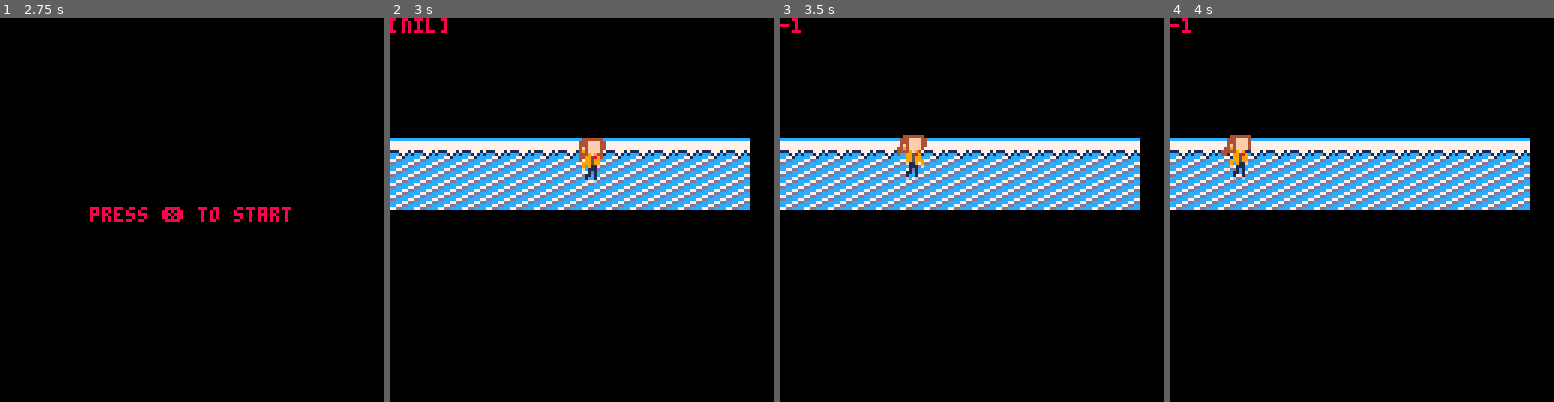
Above: before the commit, frames 1-4 (left to right).
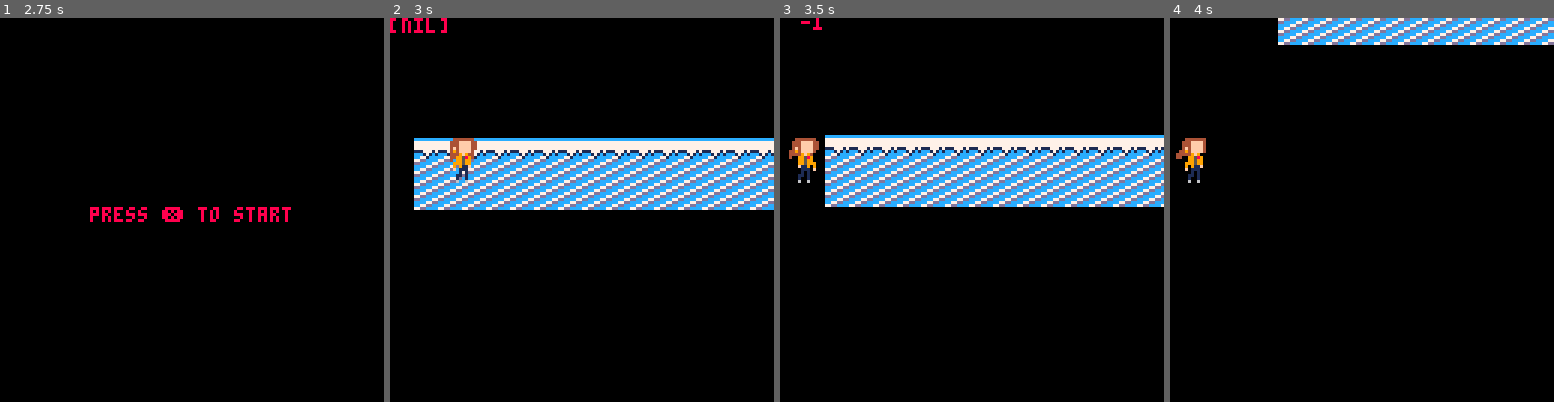
Above: after the commit, the same moments.

Repository: mrbryantguy/School-Route-Charlie
Game: PICO-8 cartridge One Cartidge/srch.p8
Same seed, same stepped clock (60 frames per second), same inputs: the game is played once before the commit and once after it.
Inputs:
- Up to frame 1 (2.75 s): tap X (X key) at 0.33, 1.07, 1.85 s; hold Right 1.6-2.1 s; hold Right from 2.47 s (still down)
- Up to frame 2 (3 s): keep holding Right; tap X (X key) at 2.97 s
- Up to frame 3 (3.5 s): release Right at 3.03 s; hold Left from 3.08 s (still down)
- Up to frame 4 (4 s): release Left at 3.58 s

Frame 1 is identical in both runs. In frame 2, 3.4% of the frame differs, in the area x 0-100%, y 31-50%; in frame 3, 16%; in frame 4, 23%, in the area x 0-100%, y 0-50%.

Commit message:
Flag pole
This code makes the game detect when the player reached the flag and ends the level.

Diff:
--- a/One Cartidge/srch.p8
+++ b/One Cartidge/srch.p8
@@ -1,5 +1,5 @@
 pico-8 cartridge // http://www.pico-8.com
-version 34
+version 36
 __lua__
 --init
 
@@ -15,7 +15,7 @@
 
 		p={
 		sp=4,
-		x=59,
+		x=16,
 		y=39,
 		w=2,
 		h=2,
@@ -34,9 +34,16 @@
   landed=false
  }
 
+	mx = 0 --- map x
+	my = 0 --- map y
+
+	cx = 0 -- camera x
+	cy = 0 -- camera y
+
 	gravity=0.3
 	friction=0.85
 
+	framecount = 0
 
 
 
@@ -64,6 +71,9 @@
 	-- if we are in game scene
 	elseif scene == "game" then
 		update_game()
+
+	elseif scene == "end" then
+		update_end()
 
 	end
 
@@ -93,7 +103,10 @@
 	elseif scene == "game" then
 	draw_game()
 
-	end -- end ifs
+	elseif scene == "end" then
+	draw_end()
+
+	end -- end ifs1
 
 end -- end draw
 -->8
@@ -175,6 +188,16 @@
 	--player_animate()
 
 end
+
+-- update when  scene = end
+
+function update_end()
+…(5 lines of a section not shown)…
+end -- end funciton end
 -->8
 -- draw functions
 
@@ -196,12 +219,26 @@
 
 function draw_game()
 
+
 	cls()
-	map(0,0)
+	camera(cx, cy)
+	map(mx,my)
 	spr(p.sp, p.x, p.y, p.w, p.h)
 
 	--prints the time at the top right
 	print(q)
+
+end
+
+-- when scene end is reached
+function draw_end()
+
+	camera(0,0)
+ cls()
+
+	print("end of lvl 1" ,30,63, 2)
+
+
 
 end
 
@@ -291,6 +328,41 @@
 		end
 
 end
+
+
+-- this code is to identify walls
+
+
+-- this code is not working or implemented
+-- on the code right now
+
+
+
+function wallcoll(xloc , yloc , wloc , hloc)
+
+
+	sprite1 = mget(xloc/8 , yl0c )
+	sprite2 = mget((xloc+wloc-1)/8 , yloc /8)
+	sprite3 = mget(xloc / 8 , (yloc + wloc -1) / 8 )
+	sprite4 = mget((xloc + wloc - 1) / 8 , (yloc+wloc-1) / 8 )
+
+	if fget(sprite1 , 7 ) then
+				return true
+	elseif fget(sprite2 , 7 ) then
+				return true
+	elseif fget(sprite3 , 7 ) then
+				return true
+	elseif fget(sprite4 , 7 ) then
+				return true
+	end
+
+	return false
+…(5 lines of a section not shown)…
+end
 -->8
 -- player update
 -- this code is from src1.p8
@@ -320,14 +392,21 @@
 
 	--controls
 	if btn(⬅️) then
+
+
+
 		p.sp=6--was 3
 		p.dx-=p.acc
 		p.running=true
 		p.flp=true
 
 		c = 3
-	end
+
+		end
+
+
 	if btn(➡️) then
+
 
 	 --if time() - anim_time > anim_wait then
    -- p.sp+=6
@@ -402,8 +485,27 @@
 	end
 
 	--movement
+
+
+
 	p.x+=p.dx
 	p.y+=p.dy
+
+	cx = p.x
+	cy = p.y - 39
+
+		-- this code detects when
+		-- the flag is reached
+		-- at the end of the code
+	cobj = mget((p.x + 8)/ 8  , p.y / 8 )
+
+	if fget(cobj , 2 ) then
+
+		scene = "end"
+
+	end
+
+
 
 end
 
@@ -483,14 +585,15 @@
 
 
 __gff__
-0000000000000000000000000000000000000000000000000000000000000000000000000000000000000000000000000000000000000000000000000000000003030303131313130000000000000000030303031313131300000000000000000303030313131313000000000000000003030303131313130000000000000000
+0080000000000000000000000000000000000000000000000000000000000000040000000000000000000000000000000400000000000000000000000000000003030303131313130000000000000000030303031313131300000000000000000303030313131313000000000000000003030303131313130000000000000000
 1010101010101010000000000000000010101010101010100000000000000000101010101010101000000000000000001010101010101010000000000000000000000000000000000000000000000000000000000000000000000000000000000000000000000000000000000000000000000000000000000000000000000000
 __map__
-0000000000000000000000000000000000000000000000000000000000000000000000000000000000000000000000000000000000000000000000000000000000000000000000000000000000000000000000000000000000000000000000000000000000000000000000000000000000000000000000000000000000000000
-0000000000000000000000000000000000000000000000000000000000000000000000000000000000000000000000000000000000000000000000000000000000000000000000000000000000000000000000000000000000000000000000000000000000000000000000000000000000000000000000000000000000000000
-0000000000000000000000000000000000000000000000000000000000000000000000000000000000000000000000000000000000000000000000000000000000000000000000000000000000000000000000000000000000000000000000000000000000000000000000000000000000000000000000000000000000000000
-0000000000000000000000000000000000000000000000000000000000000000000000000000000000000000000000000000000000000000000000000000000000000000000000000000000000000000000000000000000000000000000000000000000000000000000000000000000000000000000000000000000000000000
-0000000000000000000000000000000000000000000000000000000000000000000000000000000000000000000000000000000000000000000000000000000000000000000000000000000000000000000000000000000000000000000000000000000000000000000000000000000000000000000000000000000000000000
-4444444444444444444444444444440000000000000000000000000000000000000000000000000000000000000000000000000000000000000000000000000000000000000000000000000000000000000000000000000000000000000000000000000000000000000000000000000000000000000000000000000000000000
-5151515151515151515151515151510000000000000000000000000000000000000000000000000000000000000000000000000000000000000000000000000000000000000000000000000000000000000000000000000000000000000000000000000000000000000000000000000000000000000000000000000000000000
-5151515151515151515151515151510000000000000000000000000000000000000000000000000000000000000000000000000000000000000000000000000000000000000000000000000000000000000000000000000000000000000000000000000000000000000000000000000000000000000000000000000000000000
+0100000000000000000000000001000000000000000000000000000000000000000000000000000000000000000000000000000000000000000000000000000000000000000000000000000000000000000000000000000000000000000000000000000000000000000000000000000000000000000000000000000000000000
+0100000000000000000000000000000000000000000000000000000000000000000000000000000000000000000000000000000000000000000000000000000000000000000000000000000000000000000000000000000000000000000000000000000000000000000000000000000000000000000000000000000000000000
+0100000000000000000000000000000000000000000000000000000000000000000000000000000000000000000000000000000000000000000000000000000000000000000000200000000000000000000000000000000000000000000000000000000000000000000000000000000000000000000000000000000000000000
+0100000000000000000000000000000000000000000000000000000000000000000000000000000000000000000000000000000000000000000000000000000000000000000000300000000000000000000000000000000000000000000000000000000000000000000000000000000000000000000000000000000000000000
+0100000000000000000000000000000000000000000000000000000000000000000000000000000000000000000000000000000000000000000000000000000000000000000000300000000000000000000000000000000000000000000000000000000000000000000000000000000000000000000000000000000000000000
+0144444444444444444444444444444444444444444444444444444444444444444444444444444444444444444444444444444444444444444444444444444444444444444444300000000000000000000000000000000000000000000000000000000000000000000000000000000000000000000000000000000000000000
+0151515151515151515151515151515151515151515151515151515151515151515151515151515151515151515151515151515151515151515151515151515151515151515151300000000000000000000000000000000000000000000000000000000000000000000000000000000000000000000000000000000000000000
+0151515151515151515151515151515151515151515151515151515151515151515151515151515151515151515151515151515151515151515151515151515151515151515151300000000000000000000000000000000000000000000000000000000000000000000000000000000000000000000000000000000000000000
+0100000000000000000000000000000000000000000000000000000000000000000000000000000000000000000000000000000000000000000000000000000000000000000000000000000000000000000000000000000000000000000000000000000000000000000000000000000000000000000000000000000000000000
Not shown, changed: 32 lines of the sprite sheet (__gfx__) section of One Cartidge/srch.p8
